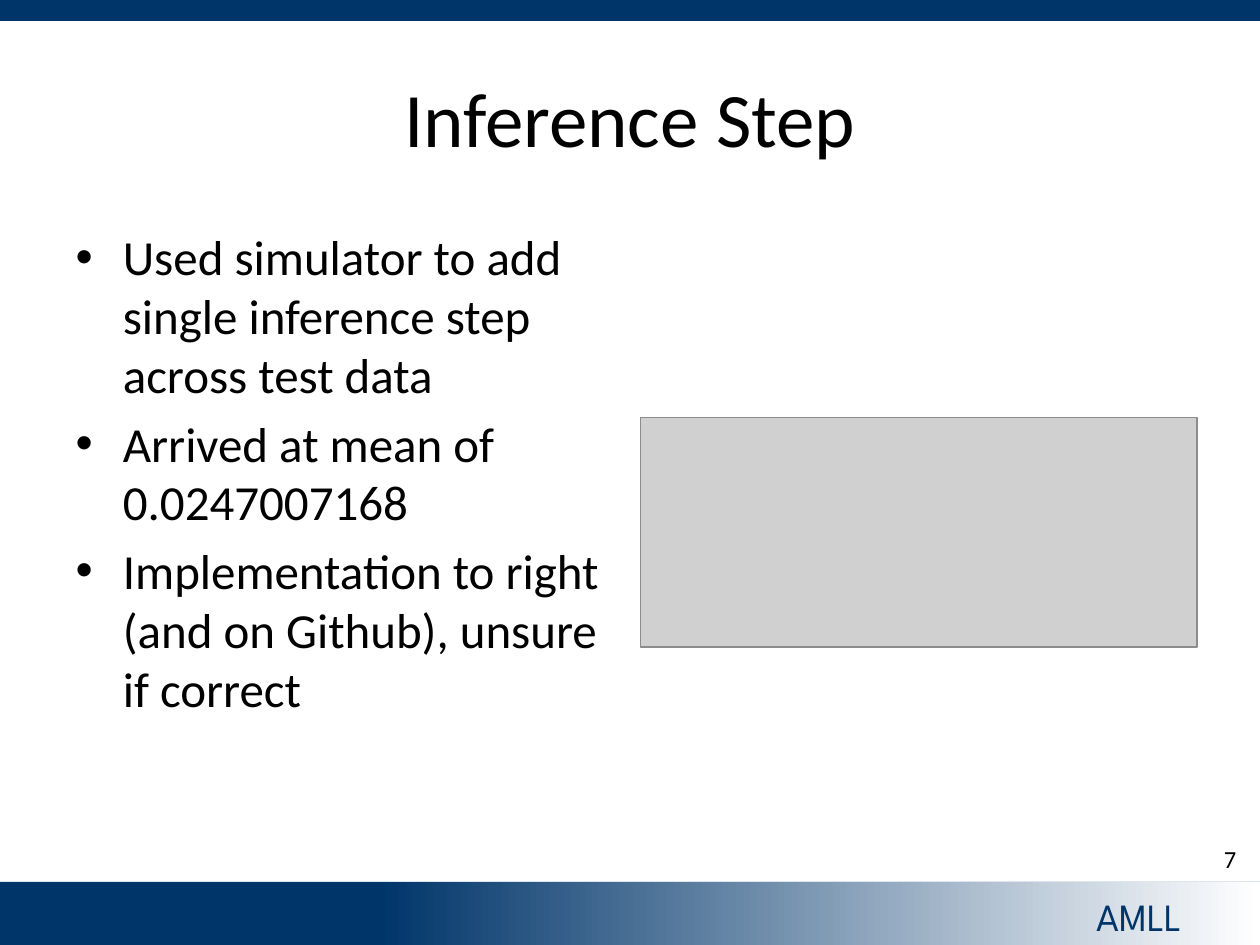
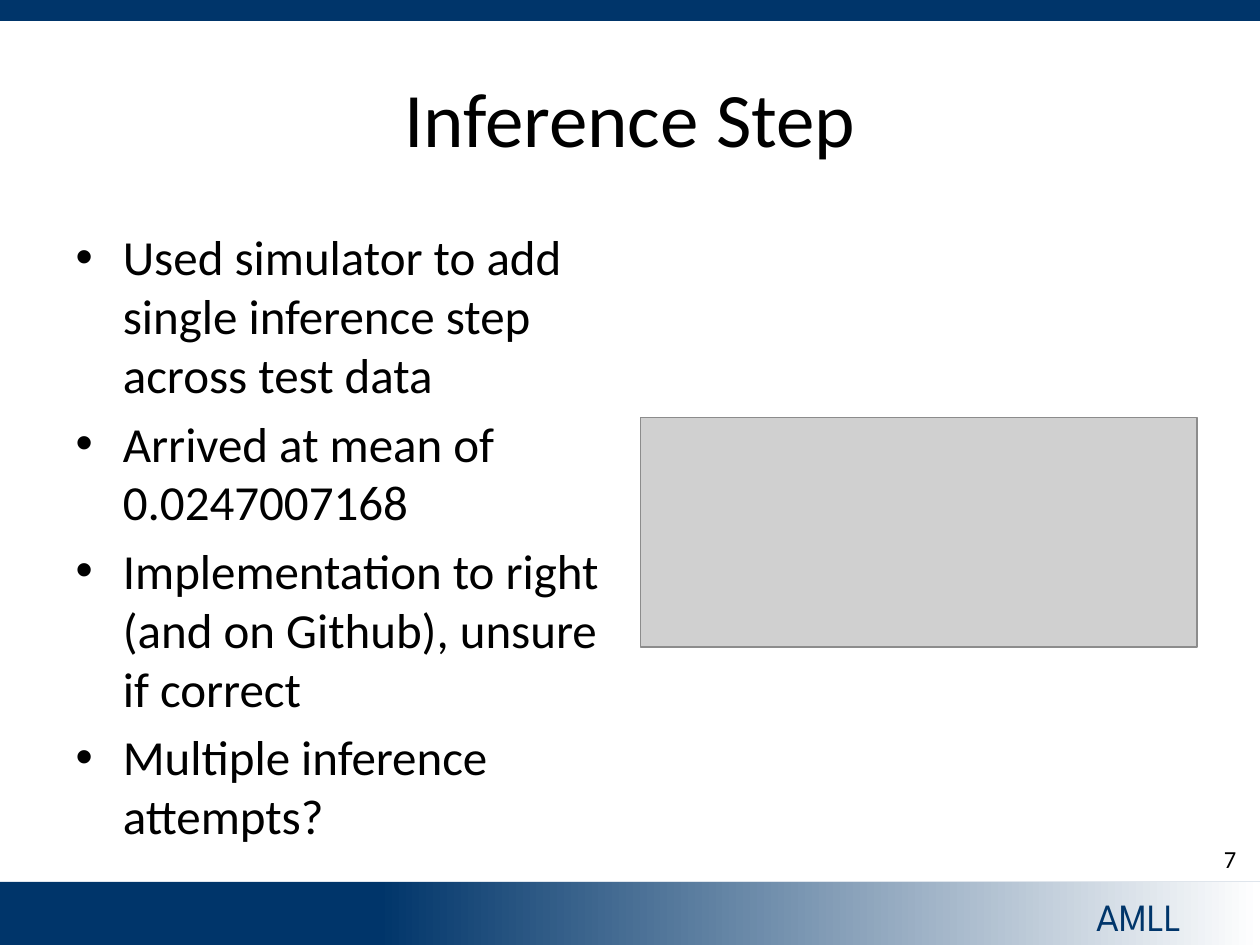
Before and after one commit to karthikr13/Tandem, a slide deck: slide 7 of Presentations/tandem_code_implementation_v2.pptx. Drawn at 1260x945 pixels with LibreOffice and Linux fonts; fonts in the diff are those of the drawing; grey boxes stand for pictures; background and template pictures are left out. Boxes give left, top, right and bottom in pixels: in the first picture for what was removed or moved away, otherwise in the second. Text is boxed around its words. In the diff, an @@ line names an element or a change of style, - is before the commit and + after.

```diff
--- a/Presentations/tandem_code_implementation_v2.pptx
+++ b/Presentations/tandem_code_implementation_v2.pptx
@@ text at [123,741,487,842]: paragraph added @@
+• Multiple inference attempts?
```
Also in this commit, not shown: 5 other files.
